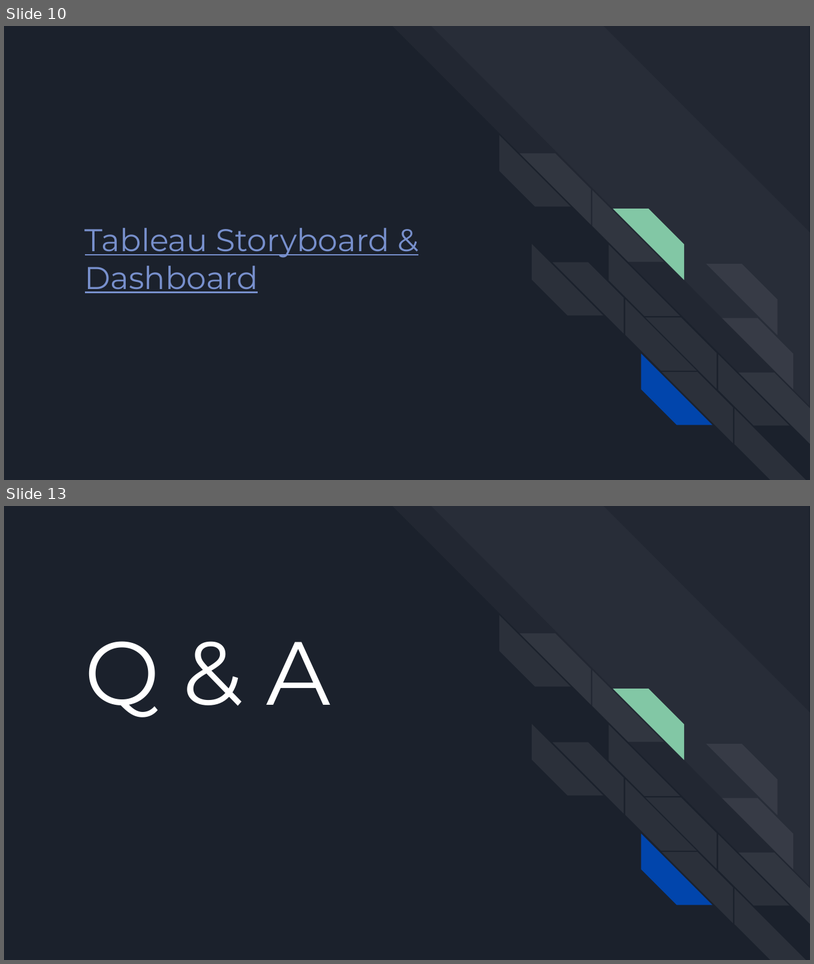
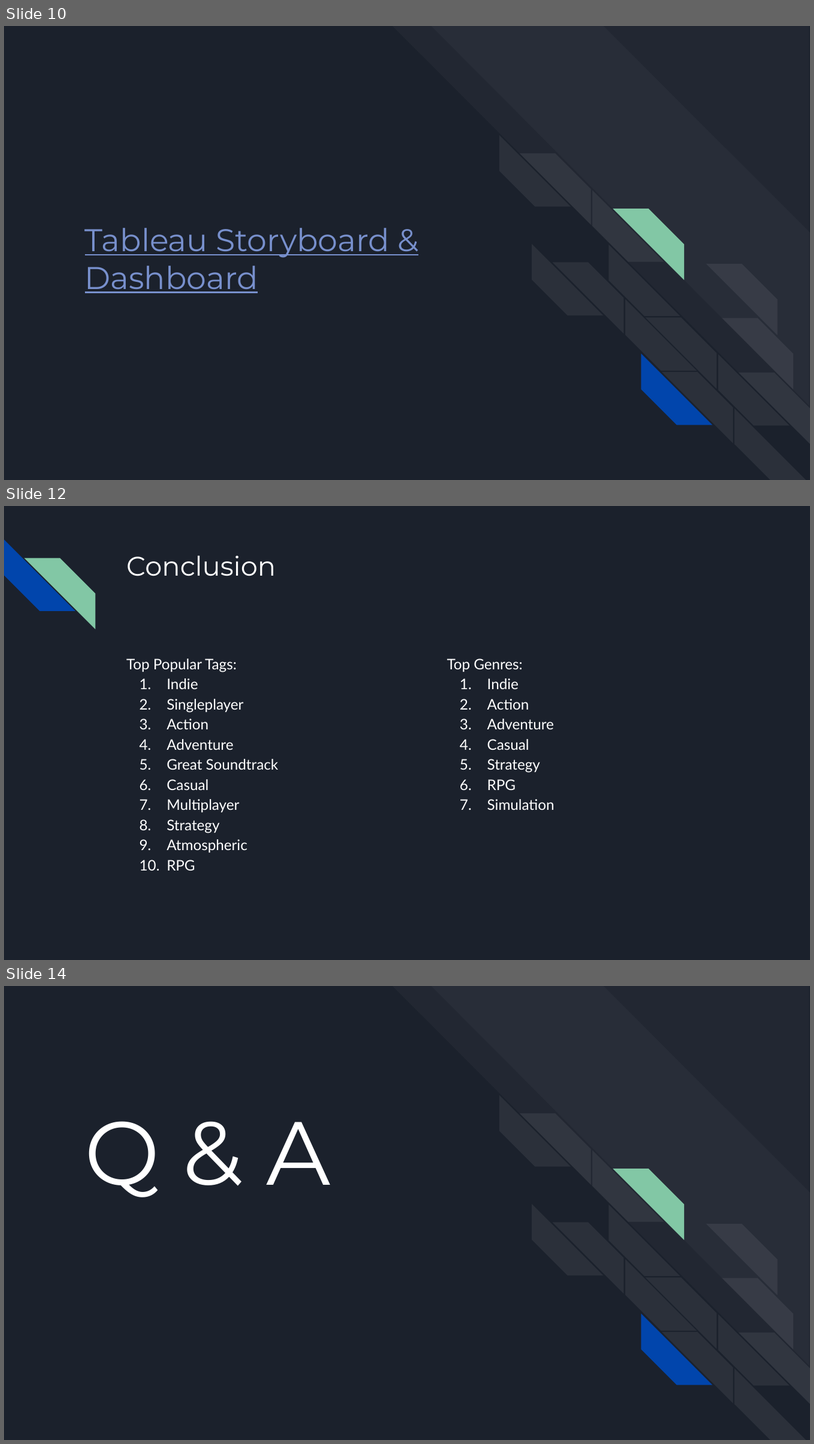
Before and after one commit to zubair97431/UpAndComingVideoGames, a slide deck: presentation/Up and Coming Video Games - Live Presentation.pptx. Shown one above the other, each under a label of ours: slides 10 and 13 before the commit, slides 10, 12 and 14 after it; the slides between them are not shown. The pictures are 814x964 and 814x1444 pixels, drawn with LibreOffice and Linux fonts; fonts in the diff are those of the drawing. Boxes give left, top, right and bottom in pixels: in the first picture for what was removed or moved away, otherwise in the second. Text is boxed around its words. In the diff, an @@ line names an element or a change of style, - is before the commit and + after.

```diff
--- a/presentation/Up and Coming Video Games - Live Presentation.pptx
+++ b/presentation/Up and Coming Video Games - Live Presentation.pptx
@@ slide 12 added at bbox=[4, 506, 810, 960], background #1B212C @@
@@ diag stripe added at bbox=[4, 540, 75, 611], fill #0145AC @@
@@ diag stripe added at bbox=[24, 558, 95, 628], fill #82C7A5 @@
@@ title added at bbox=[126, 555, 276, 576], 24 pt, text #FFFFFF @@
+Conclusion
@@ text added at bbox=[126, 658, 279, 870], 13 pt, text #FFFFFF @@
+Top Popular Tags:
+1. Indie
+2. Singleplayer
+3. Action
+4. Adventure
+5. Great Soundtrack
+6. Casual
+7. Multiplayer
+8. Strategy
+9. Atmospheric
+10. RPG
@@ text added at bbox=[447, 658, 555, 810], 13 pt, text #FFFFFF @@
+Top Genres:
+1. Indie
+2. Action
+3. Adventure
+4. Casual
+5. Strategy
+6. RPG
+7. Simulation
@@ what was slide 13 is now slide 14 @@
```
Also in this commit, not shown: 4 slides changed, 9 other files.
